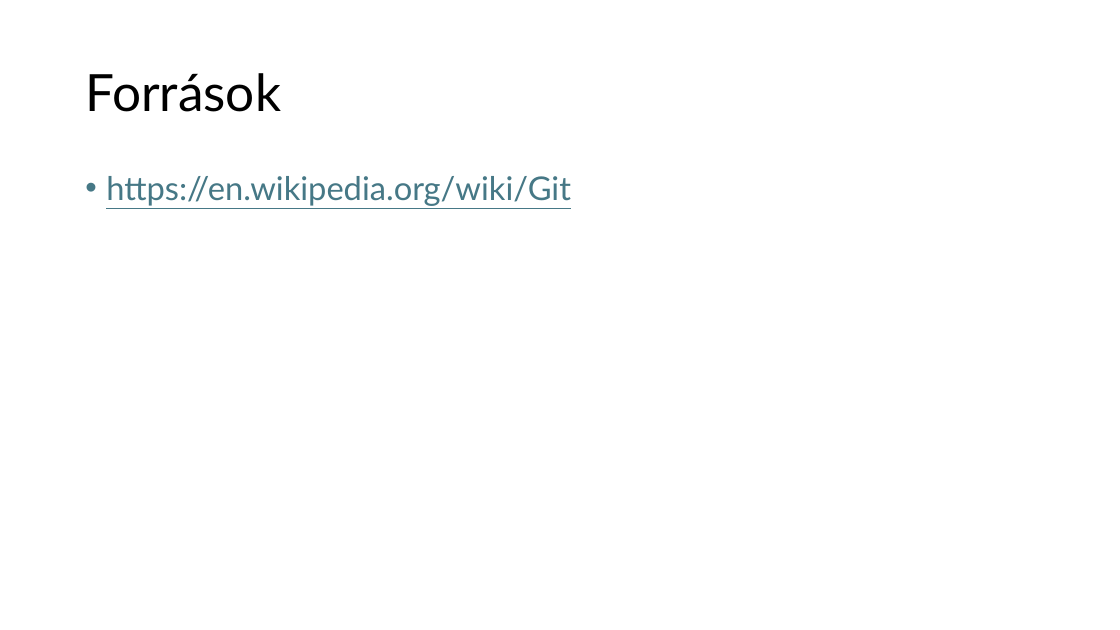
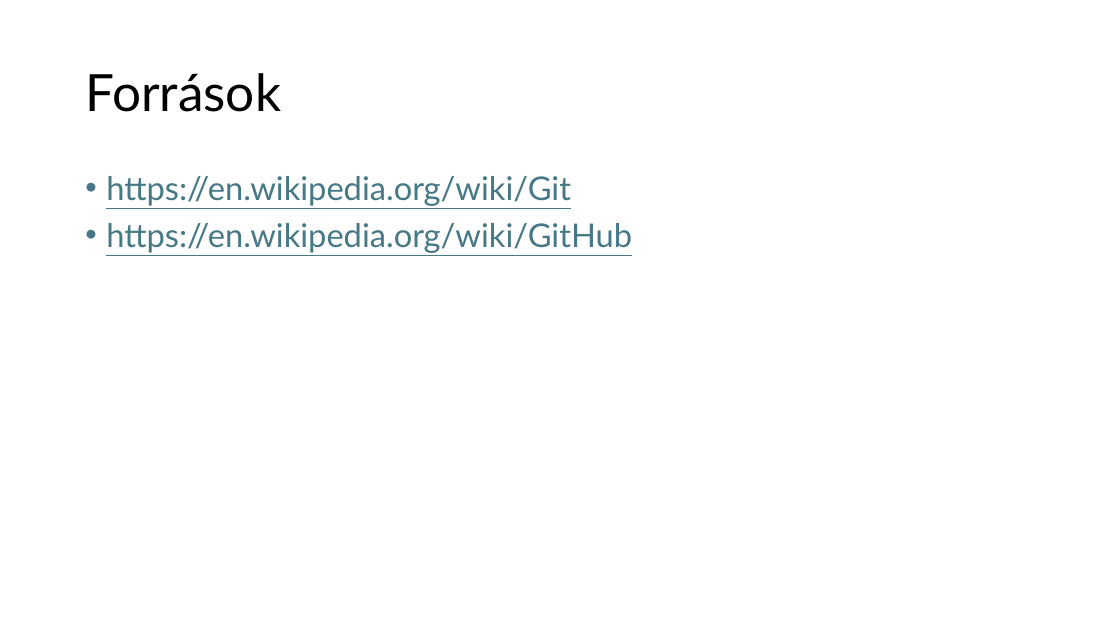
Before and after one commit to Maho-Yoshino/School_Notes, a slide deck: slide 4 of 2025-2026/IKT/github/Github.pptx. Drawn at 1120x630 pixels with LibreOffice and Linux fonts; fonts in the diff are those of the drawing. Boxes give left, top, right and bottom in pixels: in the first picture for what was removed or moved away, otherwise in the second. Text is boxed around its words. In the diff, an @@ line names an element or a change of style, - is before the commit and + after.

```diff
--- a/2025-2026/IKT/github/Github.pptx
+++ b/2025-2026/IKT/github/Github.pptx
@@ text at bbox=[106, 223, 632, 253]: paragraph added @@
+• https://en.wikipedia.org/wiki/GitHub
```
Also in this commit, not shown: 2 other slides changed, 2 other files.
